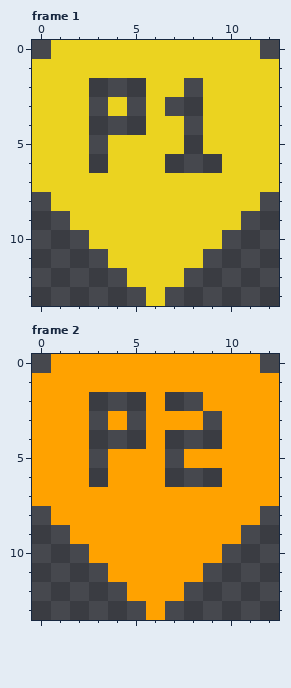
File history of a pixel-art file, GFX/gameart/indicator/indicator.aseprite. This is how it looked before the edit.
13x14 pixels, 2 frames. Shown: frame 1, frame 2.
And afterwards:
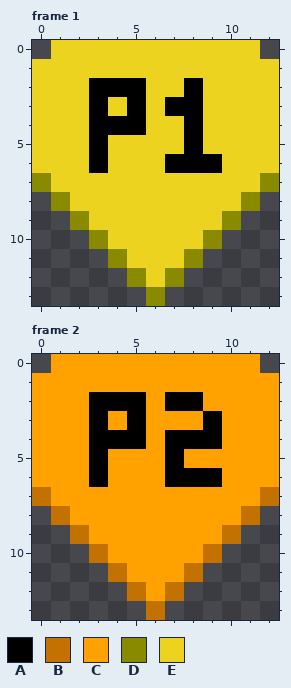
Palette (. is transparent): A #000000  B #c37100  C #ffa200  D #8a8a00  E #ebd320
From old to new:
--- frame 1
@@ x 0..12 @@
  1 EEEEEEEEEEEEE
- 2 EEE...EE.EEEE
- 3 EEE.E.E..EEEE
- 4 EEE...EE.EEEE
- 5 EEE.EEEE.EEEE
- 6 EEE.EEE...EEE
- 7 EEEEEEEEEEEEE
- 8 .EEEEEEEEEEE.
- 9 ..EEEEEEEEE..
-10 ...EEEEEEE...
-11 ....EEEEE....
-12 .....EEE.....
-13 ......E......
+ 2 EEEAAAEEAEEEE
+ 3 EEEAEAEAAEEEE
+ 4 EEEAAAEEAEEEE
+ 5 EEEAEEEEAEEEE
+ 6 EEEAEEEAAAEEE
+ 7 DEEEEEEEEEEED
+ 8 .DEEEEEEEEED.
+ 9 ..DEEEEEEED..
+10 ...DEEEEED...
+11 ....DEEED....
+12 .....DED.....
+13 ......D......
--- frame 2
@@ x 0..12 @@
  1 CCCCCCCCCCCCC
- 2 CCC...C..CCCC
- 3 CCC.C.CCC.CCC
- 4 CCC...C...CCC
- 5 CCC.CCC.CCCCC
- 6 CCC.CCC...CCC
- 7 CCCCCCCCCCCCC
- 8 .CCCCCCCCCCC.
- 9 ..CCCCCCCCC..
-10 ...CCCCCCC...
-11 ....CCCCC....
-12 .....CCC.....
-13 ......C......
+ 2 CCCAAACAACCCC
+ 3 CCCACACCCACCC
+ 4 CCCAAACAAACCC
+ 5 CCCACCCACCCCC
+ 6 CCCACCCAAACCC
+ 7 BCCCCCCCCCCCB
+ 8 .BCCCCCCCCCB.
+ 9 ..BCCCCCCCB..
+10 ...BCCCCCB...
+11 ....BCCCB....
+12 .....BCB.....
+13 ......B......
Boxes around the changes in both pictures, in picture pixels (x1, y1, x2, y2):
changed: (32, 78, 279, 306)
changed: (32, 392, 279, 620)
